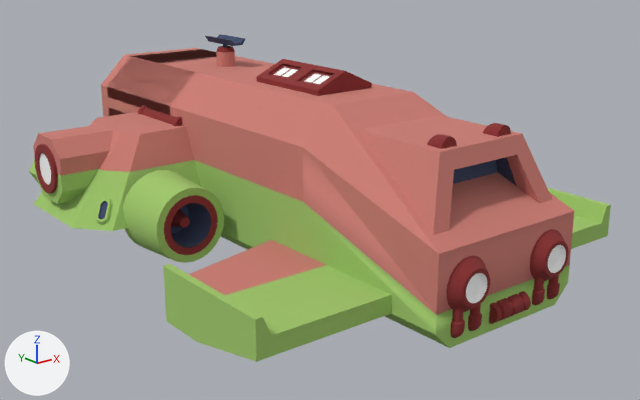
The OBJ model Assets/ModelsNew/Ship_Greebus/GreebusExterior.obj as it was, and as the next commit left it.
Before and after are seen from a 50 mm camera at (-3.26, -4.39, 1.92) aimed at (0.07, -0.23, 0.26). The axes (+X, +Y, +Z) are drawn at lower left. The lights are the same throughout. Where no turn or scale is listed for an object, it has been applied to the vertices. Vertices at the same position are counted once.

Names of what the first picture shows: 'GreebusExterior'.
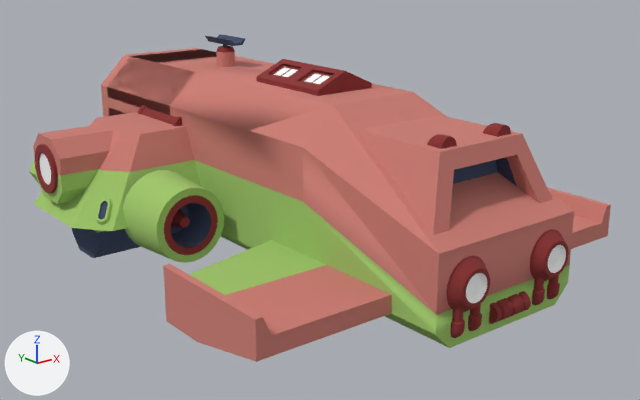
Changed parts and their boxes [x1, y1, x2, y2] in the pictures (640 x 400 px):
part 1 of me_greebusexterior, added: after [72, 228, 141, 258]
part 2 of me_greebusexterior, recoloured (pink to green): [189, 240, 326, 295] in both
part 3 of me_greebusexterior, recoloured (green to pink): [163, 187, 611, 362] in both

The edits, one by one:
me_greebusexterior is used by ob_greebusexterior; location (0.0, 0.0, 0.0).
me_greebusexterior had 3437 vertices, 6676 faces and spanned x -1.32..1.32, y -1.86..1.75, z 0.0..1.19.
me_greebusexterior now has 3445 vertices, 6710 faces and spans x -1.32..1.32, y -1.86..1.75, z -0.1..1.19.
me_greebusexterior part 1: a new loose piece of 20 vertices spanning x -1.1..1.1, y 0.5..0.9, z -0.1..0.3.
me_greebusexterior part 2: 16 faces spanning x -1.14..1.14, y -1.0..-0.5, z 0.0..0.2 switch from mat_metalpurple (pink #cd7e75) to mat_defaultmat (green #a0c86a).
me_greebusexterior part 3: 52 faces spanning x -1.3..1.3, y -1.5..-0.66, z 0.0..0.3 switch from mat_defaultmat (green #a0c86b) to mat_metalpurple (pink #ce7e75).
